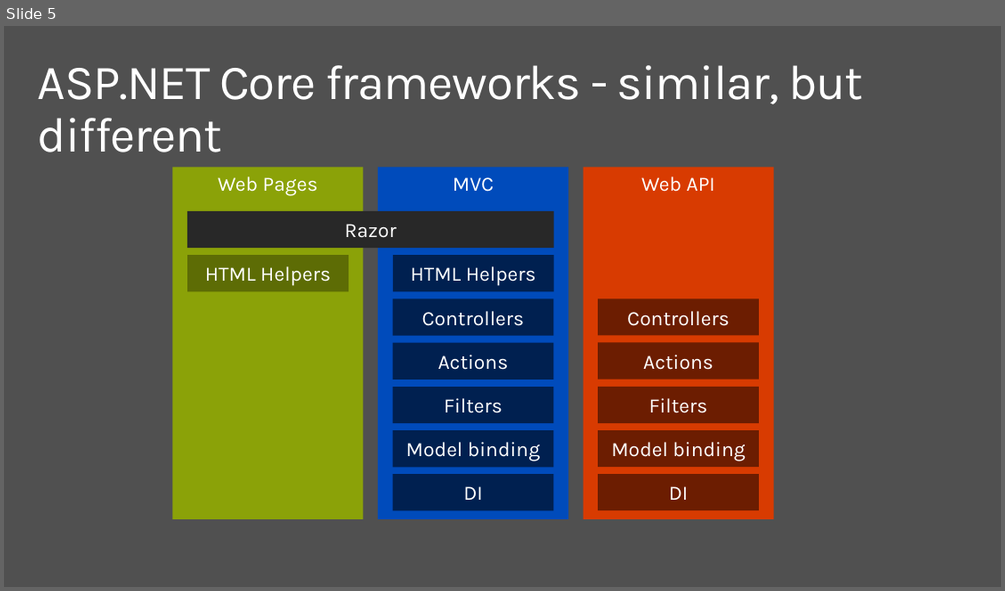
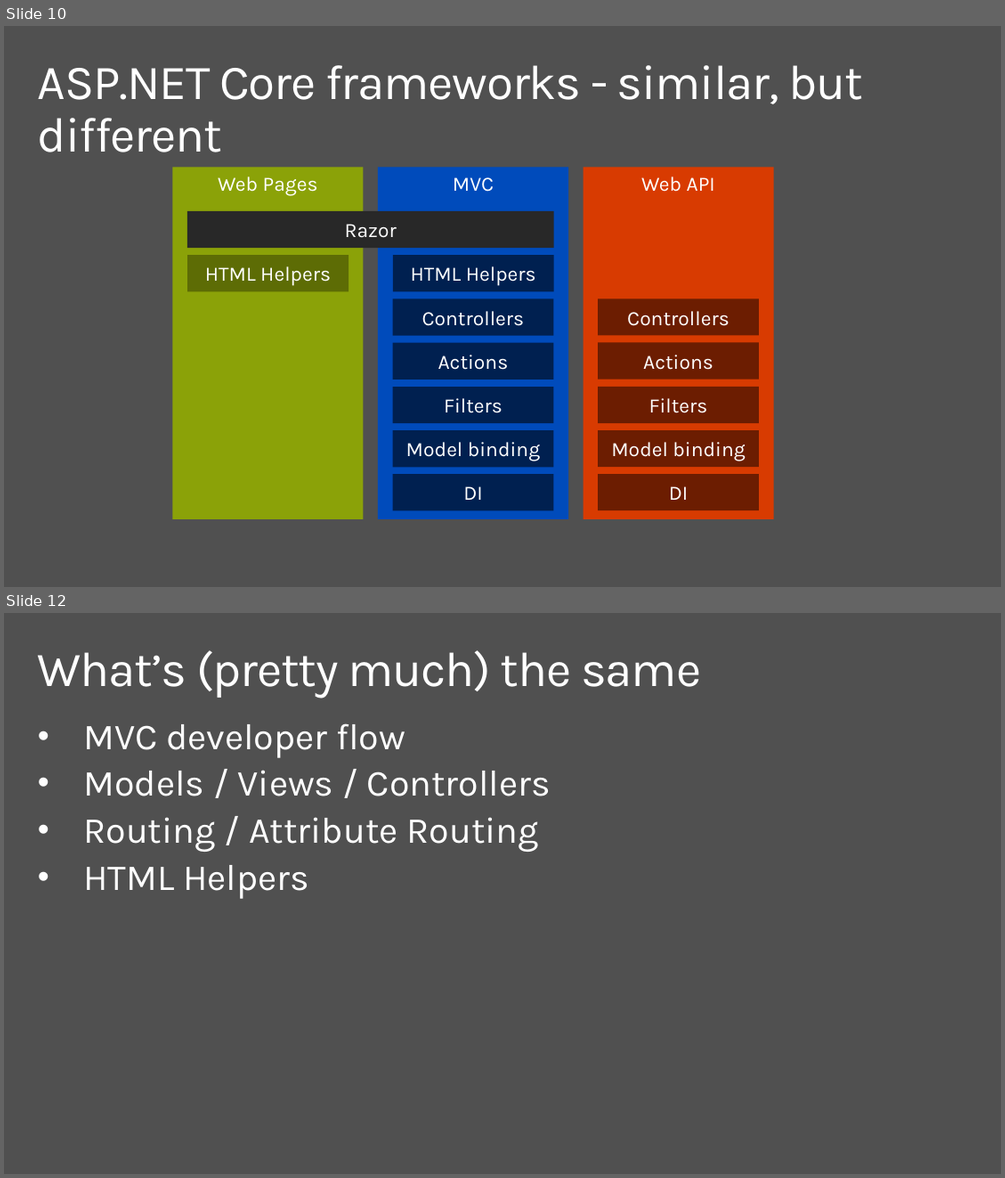
Before and after one commit to dotnet-presentations/dotnetcore-workshop, a slide deck: 2-Web-Dev/netcore-workshop-webdev.pptx. Shown one above the other, each under a label of ours: slide 5 before the commit, slides 10 and 12 after it; the slides between them are not shown. The pictures are 1005x591 and 1005x1178 pixels, drawn with LibreOffice and Linux fonts; fonts in the diff are those of the drawing; background and template pictures are left out. Boxes give left, top, right and bottom in pixels: in the first picture for what was removed or moved away, otherwise in the second. Text is boxed around its words. In the diff, an @@ line names an element or a change of style, - is before the commit and + after.

```diff
--- a/2-Web-Dev/netcore-workshop-webdev.pptx
+++ b/2-Web-Dev/netcore-workshop-webdev.pptx
@@ slide 12 added at (4,613,1001,1174), background #505050 @@
@@ title added at (38,650,701,698), 48 pt, text #FFFFFF @@
+What’s (pretty much) the same
@@ text added at (83,723,550,899), 36 pt, text #FFFFFF @@
+• MVC developer flow
+• Models / Views / Controllers
+• Routing / Attribute Routing
+• HTML Helpers
@@ what was slide 5 is now slide 10 @@
```
Also in this commit, not shown: 1 slide changed, 16 other slides added.
